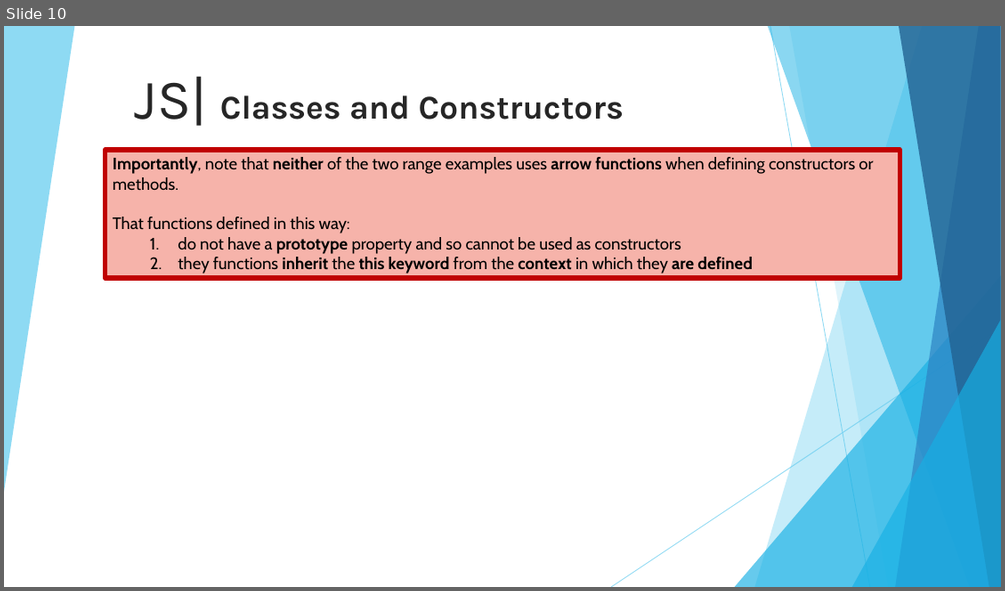
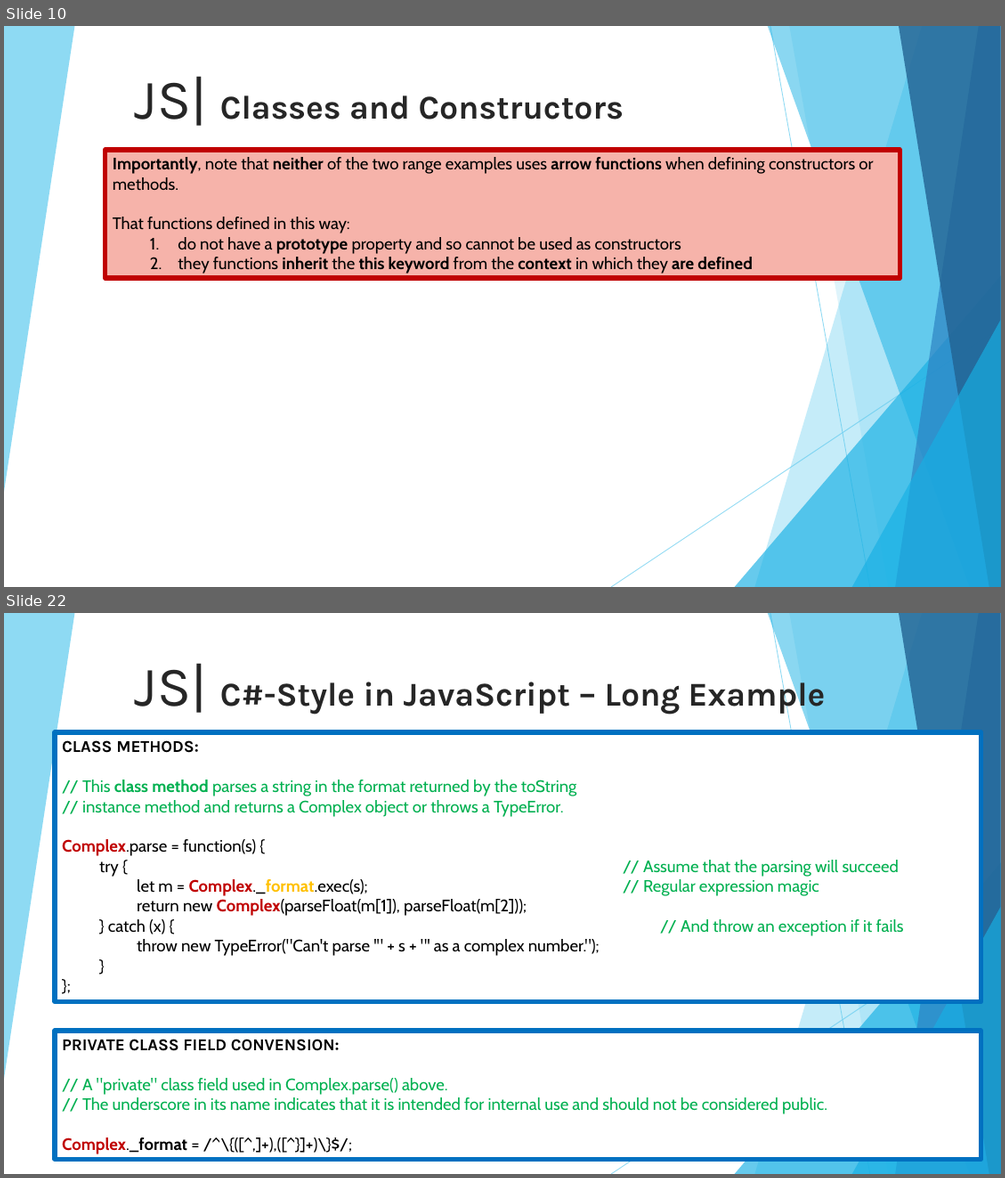
Before and after one commit to 01Primo/slides, a slide deck: 09_Javascript_Classes.pptx. Shown one above the other, each under a label of ours: slide 10 before the commit, slides 10 and 22 after it; the slides between them are not shown. The pictures are 1005x591 and 1005x1178 pixels, drawn with LibreOffice and Linux fonts; fonts in the diff are those of the drawing. Boxes give left, top, right and bottom in pixels: in the first picture for what was removed or moved away, otherwise in the second. Text is boxed around its words. In the diff, an @@ line names an element or a change of style, - is before the commit and + after.

Commit message:
Finish old style class in js

```diff
--- a/09_Javascript_Classes.pptx
+++ b/09_Javascript_Classes.pptx
@@ slide 22 added at box(4, 613, 1001, 1174), background #FFFFFF; not listed: 10 template elements that a slide beside it also shows @@
@@ title added at box(135, 663, 825, 714), 32 pt, text #262626, bold @@
+JS| C#-Style in JavaScript – Long Example
@@ rectangle added at box(55, 732, 981, 1002), fill #FFFFFF, outline #0070C0 4.5 pt, 16 pt, text #00B050 @@
+CLASS METHODS:
+// This class method parses a string in the format returned by the toString
+// instance method and returns a Complex object or throws a TypeError.
+Complex.parse = function(s) {
+try { // Assume that the parsing will succeed
+let m = Complex._format.exec(s); // Regular expression magic
+return new Complex(parseFloat(m[1]), parseFloat(m[2]));
+} catch (x) { // And throw an exception if it fails
+throw new TypeError("Can't parse '" + s + "' as a complex number.");
+}
+};
@@ rectangle added at box(55, 1030, 981, 1159), fill #FFFFFF, outline #0070C0 4.5 pt, 16 pt, text #00B050 @@
+PRIVATE CLASS FIELD CONVENSION:
+// A "private" class field used in Complex.parse() above.
+// The underscore in its name indicates that it is intended for internal use and should not be considered public.
+Complex._format = /^\{([^,]+),([^}]+)\}$/;
```
Also in this commit, not shown: 1 slide changed, 12 other slides added.
